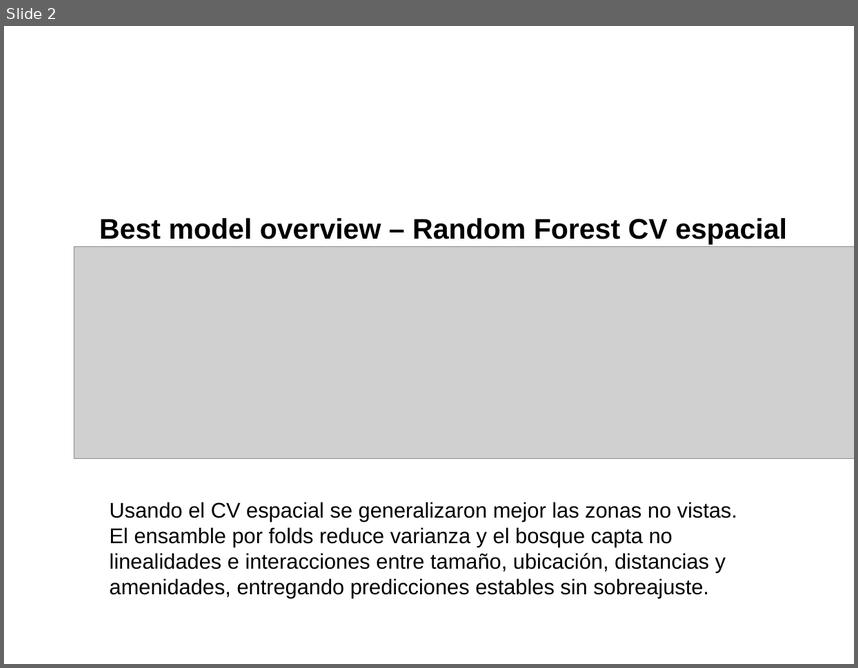
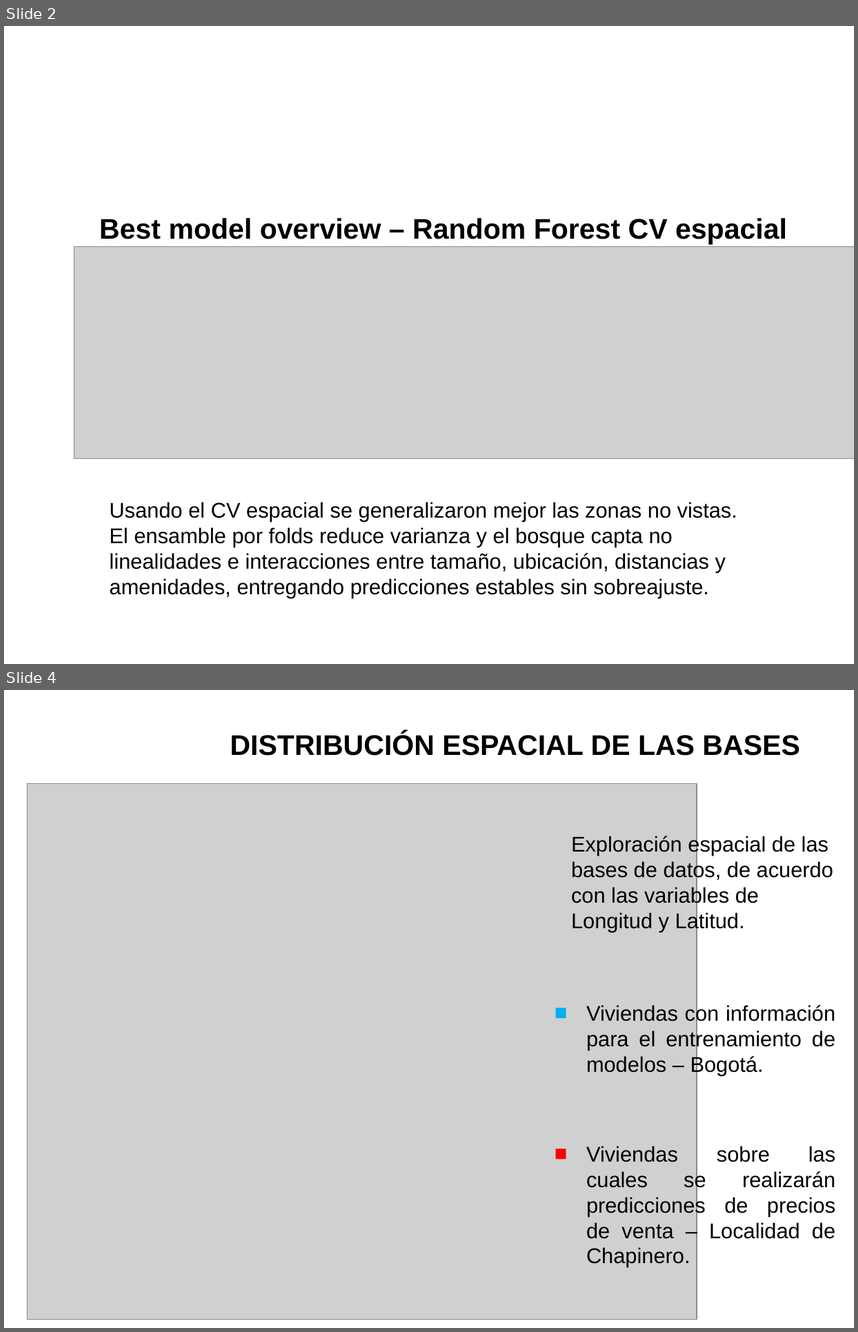
Before and after one commit to zoliverot/Taller3_Making-Money-with-ML, a slide deck: reports/slides/data_equipo_08.pptx. Shown one above the other, each under a label of ours: slide 2 before the commit, slides 2 and 4 after it; the slides between them are not shown. The pictures are 858x668 and 858x1332 pixels, drawn with LibreOffice and Linux fonts; fonts in the diff are those of the drawing; grey boxes stand for pictures; background and template pictures are left out. Boxes give left, top, right and bottom in pixels: in the first picture for what was removed or moved away, otherwise in the second. Text is boxed around its words. In the diff, an @@ line names an element or a change of style, - is before the commit and + after.

```diff
--- a/reports/slides/data_equipo_08.pptx
+++ b/reports/slides/data_equipo_08.pptx
@@ slide 4 added at bbox=[4, 690, 854, 1328], background picture (left out) @@
@@ title added at bbox=[230, 733, 800, 756], 24 pt, text #000000, bold @@
+DISTRIBUCIÓN ESPACIAL DE LAS BASES
@@ picture added at bbox=[27, 784, 697, 1319] @@
@@ text added at bbox=[571, 834, 833, 931], 18 pt, text #000000 @@
+Exploración espacial de las bases de datos, de acuerdo con las variables de Longitud y Latitud.
@@ text added at bbox=[586, 1004, 835, 1075], 18 pt, text #000000 @@
+■ Viviendas con información para el entrenamiento de modelos – Bogotá.
@@ text added at bbox=[586, 1145, 835, 1267], 18 pt, text #000000 @@
+■ Viviendas sobre las cuales se realizarán predicciones de precios de venta – Localidad de Chapinero.
```
Also in this commit, not shown: 10 other slides added.
